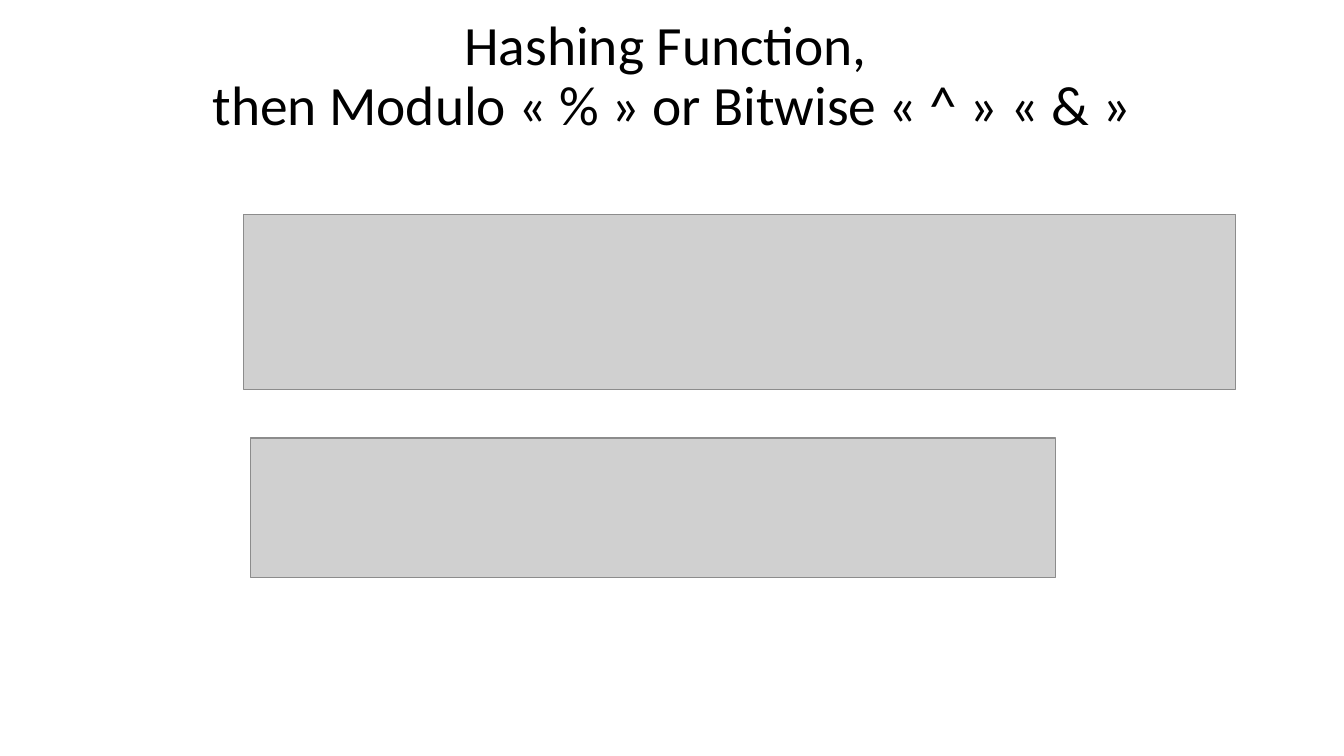
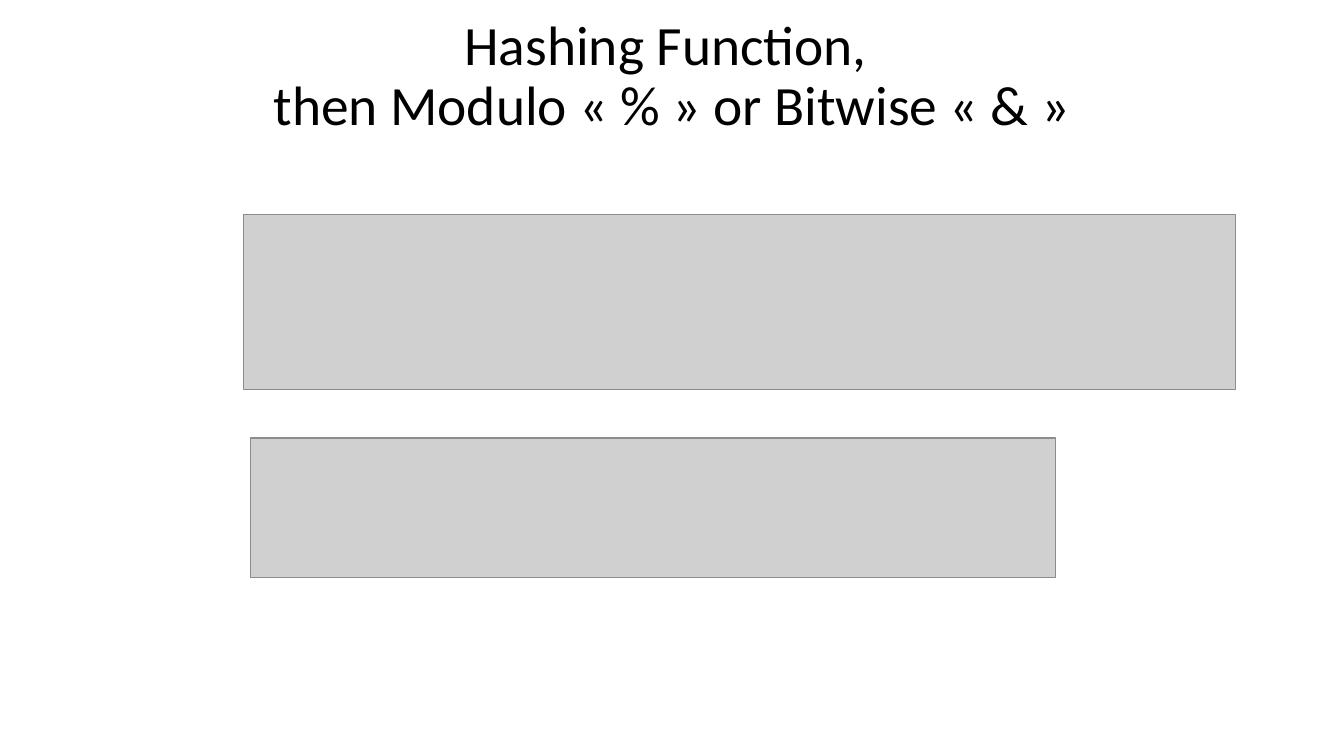
Before and after one commit to Arnaud-Nauwynck/presentations, a slide deck: slide 21 of java/Basic-Data-Structures.pptx. Drawn at 1344x756 pixels with LibreOffice and Linux fonts; fonts in the diff are those of the drawing; grey boxes stand for pictures. Boxes give left, top, right and bottom in pixels: in the first picture for what was removed or moved away, otherwise in the second. Text is boxed around its words. In the diff, an @@ line names an element or a change of style, - is before the commit and + after.

```diff
--- a/java/Basic-Data-Structures.pptx
+++ b/java/Basic-Data-Structures.pptx
@@ title at [274, 26, 938, 126]: text changed @@
-Hashing Function,
-then Modulo « % » or Bitwise « ^ » « & »
+Hashing Function,
+then Modulo « % » or Bitwise « & »
```
Also in this commit, not shown: 3 other slides changed, 7 slides added, 3 slides removed.
